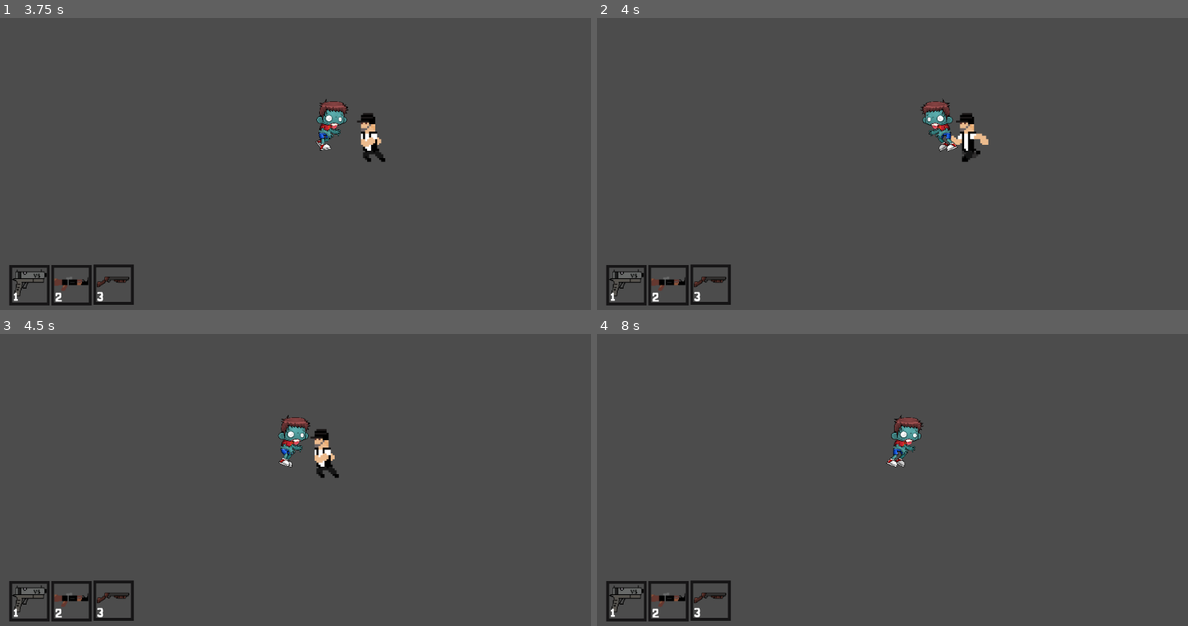
Above: before the commit, frames 1-4 (two rows, left to right).
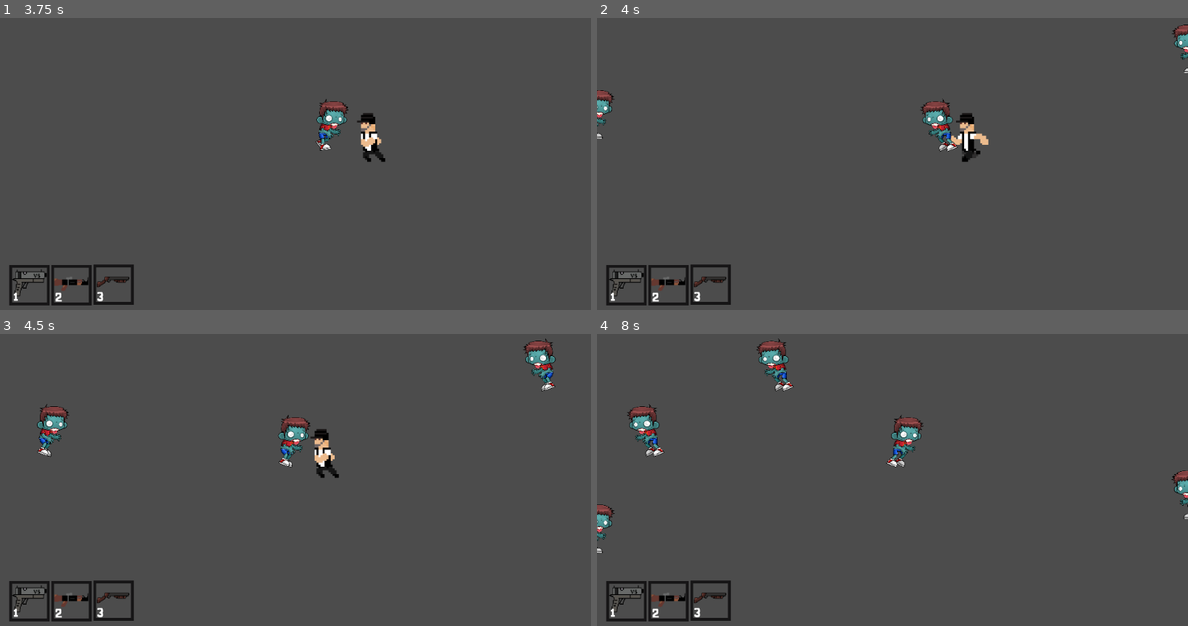
Above: after the commit, the same moments.

Repository: Vincius-dev/Game-CoronaVapo
Game: Godot game, scene res://scenes/Main.tscn
Two runs of this game, one before a commit and one after it. Both use one fixed random seed, a clock stepped at 60 frames per second and the inputs below.
Inputs:
- Up to frame 1 (3.75 s): hold Right (right) 0.53-1.28 s; tap one key every 0.75 s from 0.6 s: 1 (Slot1) 2 (Slot2) 3 (Slot3) Z (shot) 1 (Slot1); hold Down (down) 1.28-2.03 s; hold Right (right) 2.03-2.78 s; hold Up (up) 2.78-3.53 s; hold Left (left) from 3.53 s (still down)
- Up to frame 2 (4 s): keep holding Left (left)
- Up to frame 3 (4.5 s): keep holding Left (left); tap 2 (Slot2) at 4.35 s
- Up to frame 4 (8 s): release Left (left) at 5.03 s; hold Down (down) 5.03-5.78 s; tap one key every 0.75 s from 5.1 s: 3 (Slot3) Z (shot) 1 (Slot1) 2 (Slot2); hold Right (right) 5.78-6.53 s; hold Up (up) 6.53-7.28 s; hold Right (right) from 7.28 s (still down)

Frame 1 is identical in both runs. In frame 2, 0.5% of the frame differs, in the area x 0-100%, y 2-42%; in frame 3, 1.1%; in frame 4, 1.6%, in the area x 0-100%, y 1-76%.

Commit message:
att

Diff:
--- a/ProjectTecnico/scenes/Main.tscn
+++ b/ProjectTecnico/scenes/Main.tscn
@@ -1,12 +1,23 @@
-[gd_scene load_steps=5 format=2]
+[gd_scene load_steps=7 format=2]
 
 [ext_resource path="res://scenes/Player.tscn" type="PackedScene" id=1]
 [ext_resource path="res://scenes/Zumbi.tscn" type="PackedScene" id=2]
 [ext_resource path="res://scenes/GunsBar.tscn" type="PackedScene" id=3]
 [ext_resource path="res://scripts/Main.gd" type="Script" id=4]
 
+[sub_resource type="Curve2D" id=1]
+_data = {
+"points": PoolVector2Array( 0, 0, 0, 0, -0.726486, 109.921, 0, 0, 0, 0, -0.726486, 507.703 )
+}
+
+[sub_resource type="Curve2D" id=2]
+_data = {
+"points": PoolVector2Array( 0, 0, 0, 0, 1024.43, 81.889, 0, 0, 0, 0, 1023.1, 519.716 )
+}
+
 [node name="Main" type="Node"]
 script = ExtResource( 4 )
+Zumbi = ExtResource( 2 )
 
 [node name="Player" parent="." instance=ExtResource( 1 )]
 position = Vector2( 253, 271 )
@@ -17,3 +28,22 @@
 [node name="GunsBar" parent="." instance=ExtResource( 3 )]
 position = Vector2( 51.3481, 547.668 )
 scale = Vector2( 0.7, 0.7 )
+
+[node name="ZumbiTimer" type="Timer" parent="."]
+wait_time = 4.0
+autostart = true
+
+[node name="Path2D" type="Path2D" parent="."]
+curve = SubResource( 1 )
+
+[node name="PathFollow2D" type="PathFollow2D" parent="Path2D"]
+position = Vector2( -0.726486, 109.921 )
+rotation = 1.5708
+
+[node name="Path2D2" type="Path2D" parent="."]
+curve = SubResource( 2 )
+
+[node name="PathFollow2D2" type="PathFollow2D" parent="Path2D2"]
+position = Vector2( 1024.43, 81.889 )
+rotation = 1.57382
+[connection signal="timeout" from="ZumbiTimer" to="." method="zumbispawn"]
--- a/ProjectTecnico/scenes/Player.tscn
+++ b/ProjectTecnico/scenes/Player.tscn
@@ -18,11 +18,6 @@
 
 [sub_resource type="SpriteFrames" id=1]
 animations = [ {
-"frames": [ ExtResource( 4 ), ExtResource( 3 ), ExtResource( 5 ), ExtResource( 6 ) ],
-"loop": true,
-"name": "Run",
-"speed": 5.0
-}, {
 "frames": [ ExtResource( 1 ) ],
 "loop": true,
 "name": "Idle",
@@ -41,6 +36,11 @@
 "frames": [ ExtResource( 15 ), ExtResource( 14 ), ExtResource( 13 ) ],
 "loop": true,
 "name": "Shotgun_Shot",
+"speed": 5.0
+}, {
+"frames": [ ExtResource( 4 ), ExtResource( 3 ), ExtResource( 5 ), ExtResource( 6 ) ],
+"loop": true,
+"name": "Run",
 "speed": 5.0
 } ]
 
--- a/ProjectTecnico/scenes/Zumbi.tscn
+++ b/ProjectTecnico/scenes/Zumbi.tscn
@@ -24,6 +24,10 @@
 radius = 29.386
 height = 26.06
 
+[sub_resource type="CapsuleShape2D" id=3]
+radius = 27.3159
+height = 30.2155
+
 [node name="Zumbi" type="StaticBody2D" groups=[
 "inimigos",
 ]]
@@ -39,3 +43,10 @@
 [node name="Shape" type="CollisionShape2D" parent="."]
 position = Vector2( -0.594604, 0.594597 )
 shape = SubResource( 2 )
+
+[node name="Area2D" type="Area2D" parent="."]
+
+[node name="CollisionShape2D" type="CollisionShape2D" parent="Area2D"]
+position = Vector2( -0.594604, 0 )
+shape = SubResource( 3 )
+[connection signal="body_entered" from="Area2D" to="." method="_on_Area2D_body_entered"]
--- a/ProjectTecnico/scripts/Main.gd
+++ b/ProjectTecnico/scripts/Main.gd
@@ -1,16 +1,18 @@
 extends Node
+export (PackedScene) var Zumbi
 
+func _ready():
+	randomize()
+	pass
 
-# Declare member variables here. Examples:
-# var a = 2
-# var b = "text"
+func zumbispawn():
+	$Path2D/PathFollow2D.offset = randi()
+	var zumbi1 = Zumbi.instance()
+	add_child(zumbi1)
+	zumbi1.position = $Path2D/PathFollow2D.position
 
-
-# Called when the node enters the scene tree for the first time.
-func _ready():
-	pass # Replace with function body.
-
-
-# Called every frame. 'delta' is the elapsed time since the previous frame.
-#func _process(delta):
-#	pass
+	$Path2D2/PathFollow2D2.offset = randi()
+	zumbi1 = Zumbi.instance()
+	add_child(zumbi1)
+	zumbi1.position = $Path2D2/PathFollow2D2.position
+	pass
--- a/ProjectTecnico/scripts/Player.gd
+++ b/ProjectTecnico/scripts/Player.gd
@@ -7,6 +7,7 @@
 var ShootingON = true
 var walkON = true
 var time = 0
+var vida = 4
 
 var ShotG0 = preload("res://scenes/Bullets/ShotGlock.tscn")
 var ShotA0 = preload("res://scenes/Bullets/ShotAk.tscn")
@@ -140,3 +141,8 @@
 		if time >= 70:
 			ShootingON = true
 	pass
+
+func dano():
+	vida -= 1
+	if vida == 0:
+		queue_free()
--- a/ProjectTecnico/scripts/Zumbi.gd
+++ b/ProjectTecnico/scripts/Zumbi.gd
@@ -45,3 +45,8 @@
 	if vida <= 0:
 		queue_free()
 	pass
+
+func _on_Area2D_body_entered(body):
+	if body.is_in_group("player"):
+		body.dano()
+	pass #
Not shown: 1 places in ProjectTecnico/scenes/Zumbi.tscn that only renumber resources
